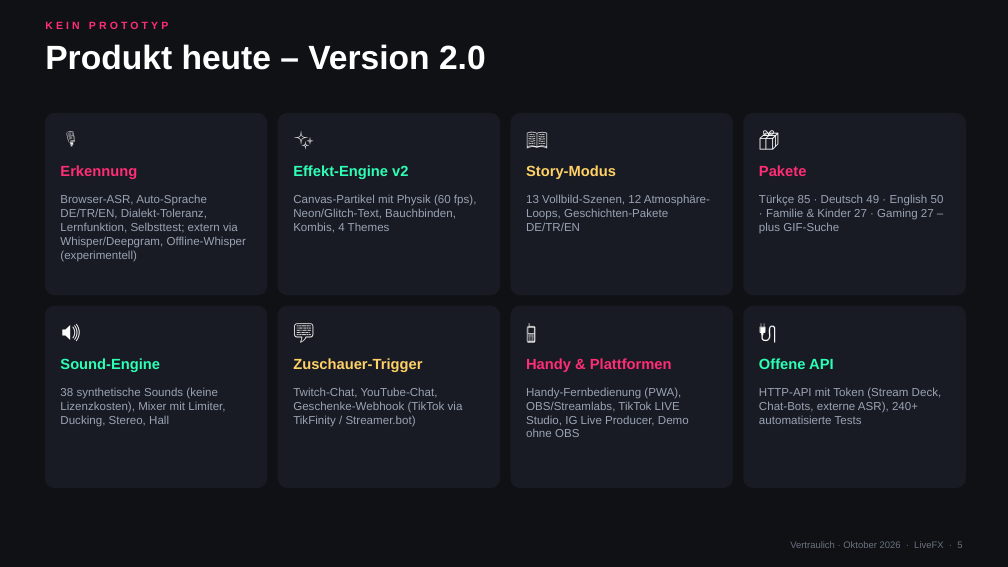
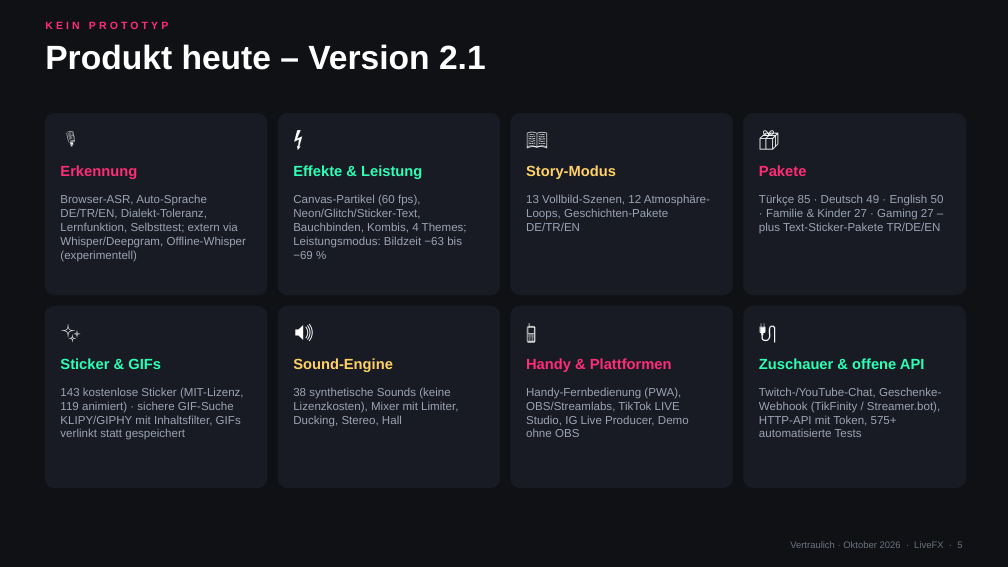
Before and after one commit to fatmaku/Notion, a slide deck: slide 5 of live-fx/business/LiveFX_Pitch.pptx. Drawn at 1008x567 pixels with LibreOffice and Linux fonts; fonts in the diff are those of the drawing. Boxes give left, top, right and bottom in pixels: in the first picture for what was removed or moved away, otherwise in the second. Text is boxed around its words. In the diff, an @@ line names an element or a change of style, - is before the commit and + after.

```diff
--- a/live-fx/business/LiveFX_Pitch.pptx
+++ b/live-fx/business/LiveFX_Pitch.pptx
@@ text at box(45, 44, 486, 70): text changed @@
-Produkt heute – Version 2.0
+Produkt heute – Version 2.1
@@ text at box(293, 126, 339, 160): text changed @@
-✨
+⚡
@@ text at box(293, 165, 422, 179): text changed @@
-Effekt-Engine v2
+Effekte & Leistung
@@ text at box(293, 194, 467, 259): text changed @@
-Canvas-Partikel mit Physik (60 fps), Neon/Glitch-Text, Bauchbinden, Kombis, 4 Themes
+Canvas-Partikel (60 fps), Neon/Glitch/Sticker-Text, Bauchbinden, Kombis, 4 Themes; Leistungsmodus: Bildzeit −63 bis −69 %
@@ text at box(759, 194, 944, 233): text changed @@
-Türkçe 85 · Deutsch 49 · English 50 · Familie & Kinder 27 · Gaming 27 – plus GIF-Suche
+Türkçe 85 · Deutsch 49 · English 50 · Familie & Kinder 27 · Gaming 27 – plus Text-Sticker-Pakete TR/DE/EN
@@ text at box(60, 318, 106, 352): text changed @@
-🔊
+✨
@@ text at box(293, 318, 339, 352): text changed @@
-💬
+🔊
@@ text at box(60, 358, 161, 369): text changed @@
-Sound-Engine
+Sticker & GIFs
@@ text at box(293, 358, 393, 372): text changed @@
-Zuschauer-Trigger
+Sound-Engine
@@ text at box(759, 358, 925, 369): text changed @@
-Offene API
+Zuschauer & offene API
@@ text at box(60, 387, 244, 440): text changed @@
-38 synthetische Sounds (keine Lizenzkosten), Mixer mit Limiter, Ducking, Stereo, Hall
+143 kostenlose Sticker (MIT-Lizenz, 119 animiert) · sichere GIF-Suche KLIPY/GIPHY mit Inhaltsfilter, GIFs verlinkt statt gespeichert
@@ text at box(293, 387, 458, 427): text changed @@
-Twitch-Chat, YouTube-Chat, Geschenke-Webhook (TikTok via TikFinity / Streamer.bot)
+38 synthetische Sounds (keine Lizenzkosten), Mixer mit Limiter, Ducking, Stereo, Hall
@@ text at box(759, 387, 941, 437): text changed @@
-HTTP-API mit Token (Stream Deck, Chat-Bots, externe ASR), 240+ automatisierte Tests
+Twitch-/YouTube-Chat, Geschenke-Webhook (TikFinity / Streamer.bot), HTTP-API mit Token, 575+ automatisierte Tests
```
Also in this commit, not shown: 5 other slides changed, 3 slides added, 1 slide removed, 36 other files.
